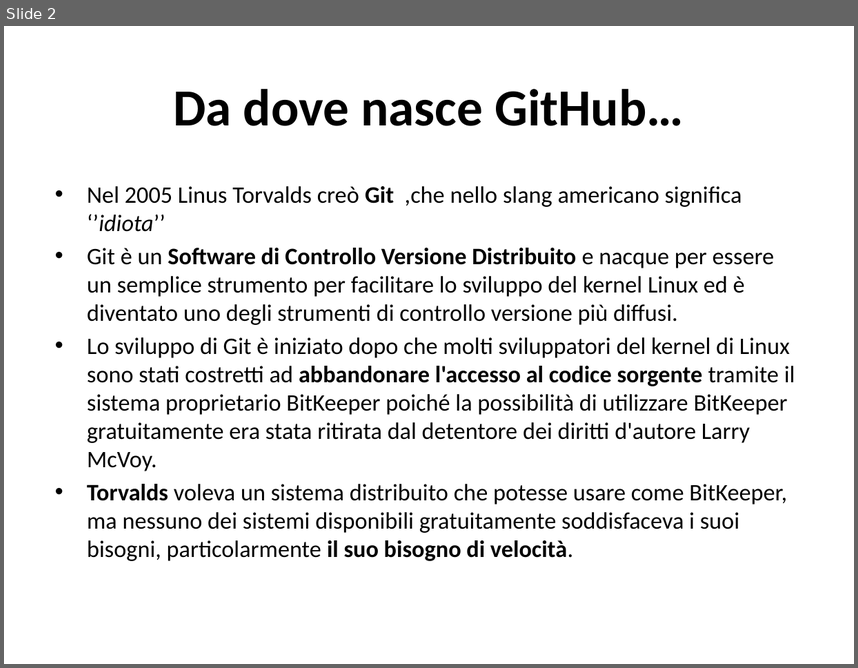
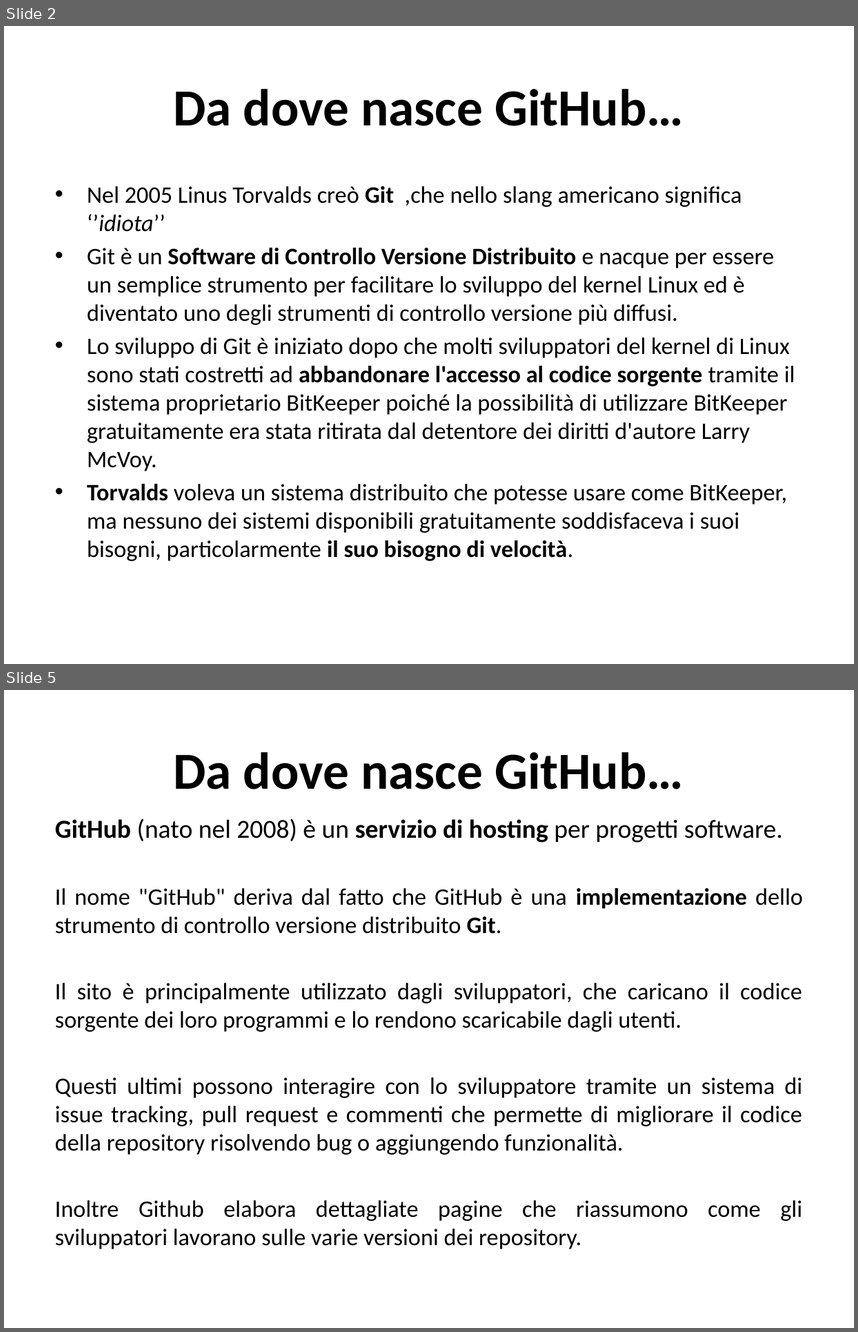
Before and after one commit to TeamEngim/GitHub-Introduction, a slide deck: Primi passi su GitHub.pptx. Shown one above the other, each under a label of ours: slide 2 before the commit, slides 2 and 5 after it; the slides between them are not shown. The pictures are 858x668 and 858x1332 pixels, drawn with LibreOffice and Linux fonts; fonts in the diff are those of the drawing. Boxes give left, top, right and bottom in pixels: in the first picture for what was removed or moved away, otherwise in the second. Text is boxed around its words. In the diff, an @@ line names an element or a change of style, - is before the commit and + after.

Commit message:
Implementazione

```diff
--- a/Primi passi su GitHub.pptx
+++ b/Primi passi su GitHub.pptx
@@ slide 5 added at (4,690,854,1328), background #FFFFFF @@
@@ title added at (173,752,684,789), 44 pt, text #000000, bold @@
+Da dove nasce GitHub…
@@ text added at (55,818,803,1249), 20 pt, text #000000 @@
+GitHub (nato nel 2008) è un servizio di hosting per progetti software.
+Il nome "GitHub" deriva dal fatto che GitHub è una implementazione dello strumento di controllo versione distribuito Git.
+Il sito è principalmente utilizzato dagli sviluppatori, che caricano il codice sorgente dei loro programmi e lo rendono scaricabile dagli utenti.
+Questi ultimi possono interagire con lo sviluppatore tramite un sistema di issue tracking, pull request e commenti che permette di migliorare il codice della repository risolvendo bug o aggiungendo funzionalità.
+Inoltre Github elabora dettagliate pagine che riassumono come gli sviluppatori lavorano sulle varie versioni dei repository.
```
Also in this commit, not shown: 8 slides changed, 13 other slides added, 2 slides removed.
